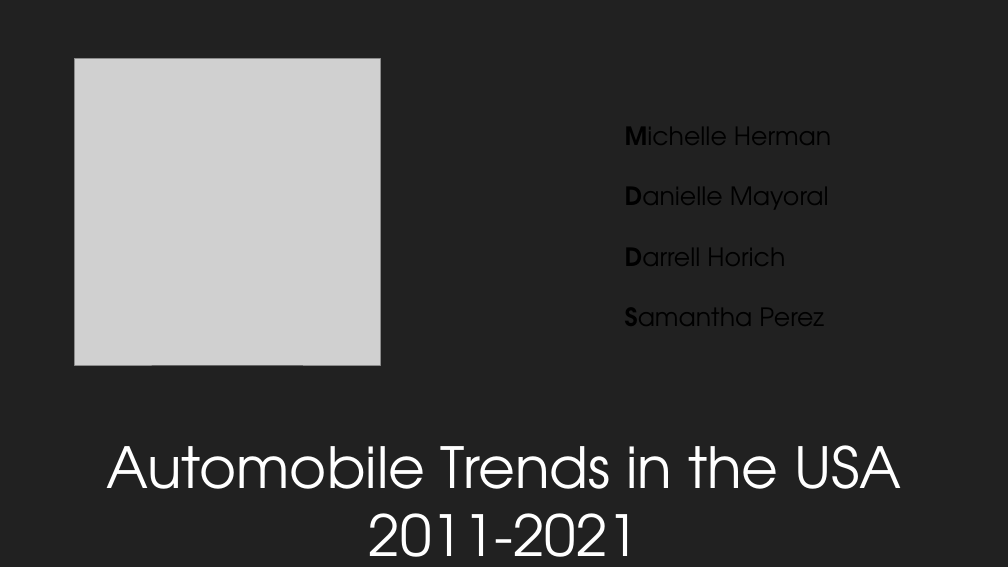
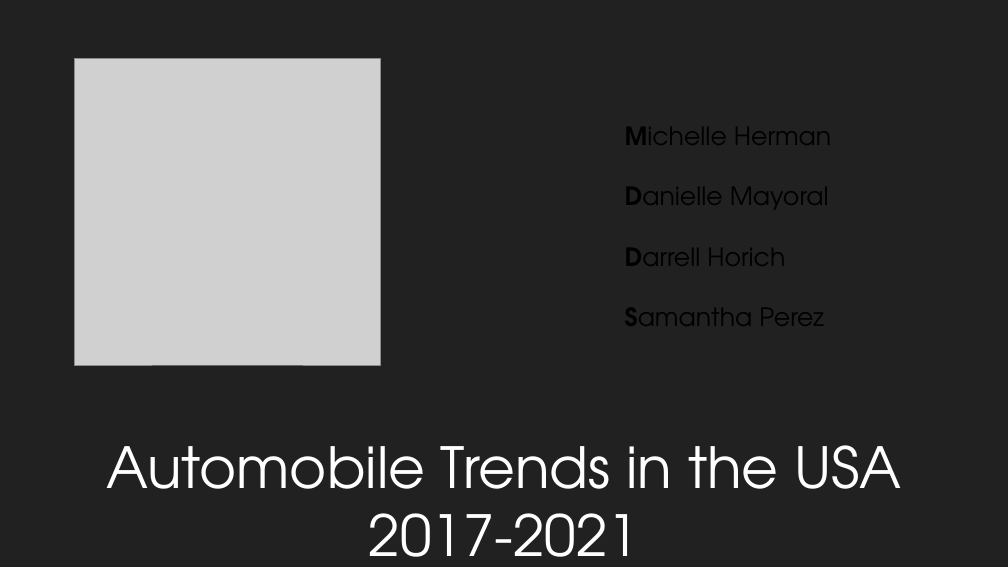
Before and after one commit to michelleherman13/auto-sales, a slide deck: slide 1 of Presentation/Auto_sales.pptx. Drawn at 1008x567 pixels with LibreOffice and Linux fonts; fonts in the diff are those of the drawing; grey boxes stand for pictures; background and template pictures are left out. Boxes give left, top, right and bottom in pixels: in the first picture for what was removed or moved away, otherwise in the second. Text is boxed around its words. In the diff, an @@ line names an element or a change of style, - is before the commit and + after.

```diff
--- a/Presentation/Auto_sales.pptx
+++ b/Presentation/Auto_sales.pptx
@@ text at box(106, 445, 901, 557): text changed @@
-Automobile Trends in the USA 2011-2021
+Automobile Trends in the USA 2017-2021
```
Also in this commit, not shown: 2 other files.
